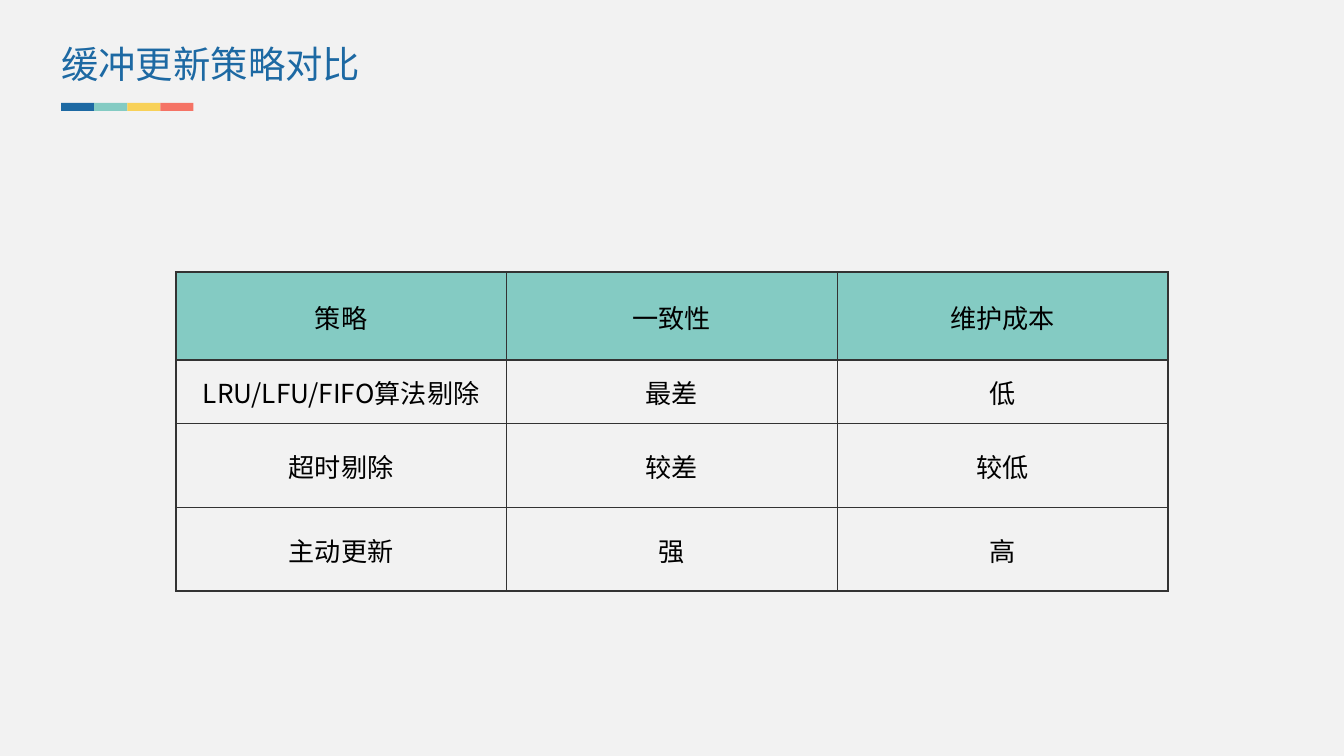
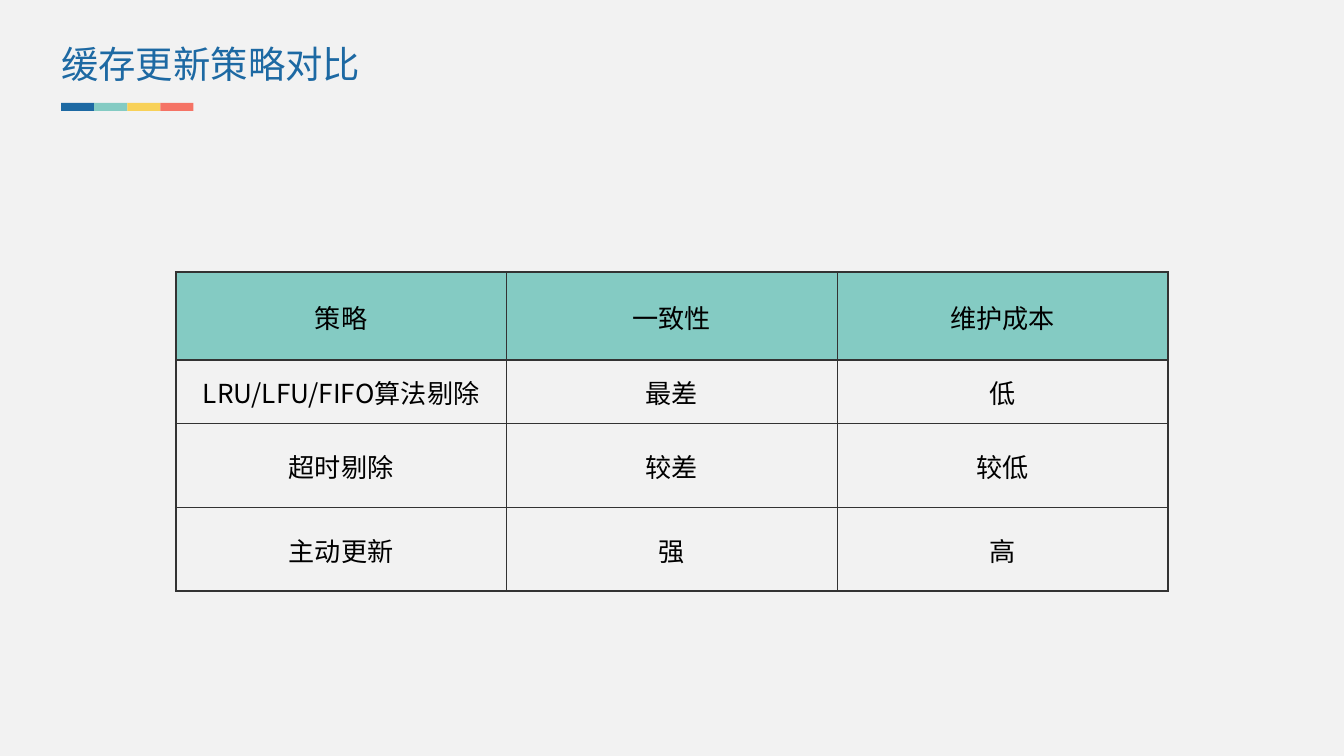
Before and after one commit to lvjiuluan/idea-projects, a slide deck: slide 13 of presentation/讲一讲Redis缓存设计？/讲一讲Redis缓存设计？.pptx. Drawn at 1344x756 pixels with LibreOffice and Linux fonts; fonts in the diff are those of the drawing. Boxes give left, top, right and bottom in pixels: in the first picture for what was removed or moved away, otherwise in the second. Text is boxed around its words. In the diff, an @@ line names an element or a change of style, - is before the commit and + after.

```diff
--- a/presentation/讲一讲Redis缓存设计？/讲一讲Redis缓存设计？.pptx
+++ b/presentation/讲一讲Redis缓存设计？/讲一讲Redis缓存设计？.pptx
@@ text at bbox=[61, 46, 360, 81]: text changed @@
-缓冲更新策略对比
+缓存更新策略对比
```
Also in this commit, not shown: 3 other slides changed.
